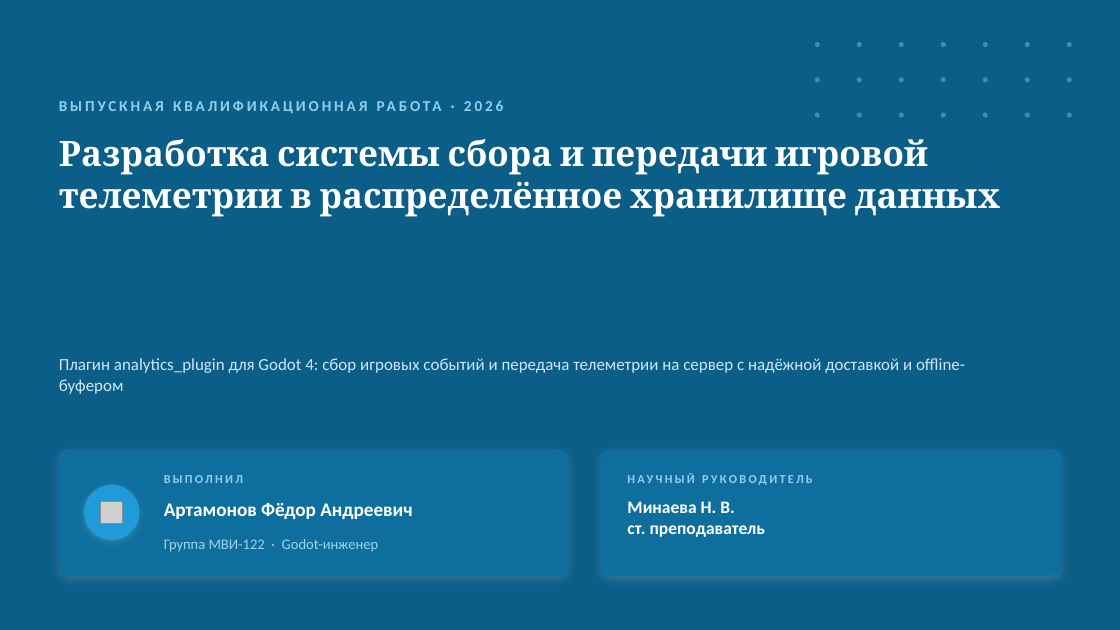
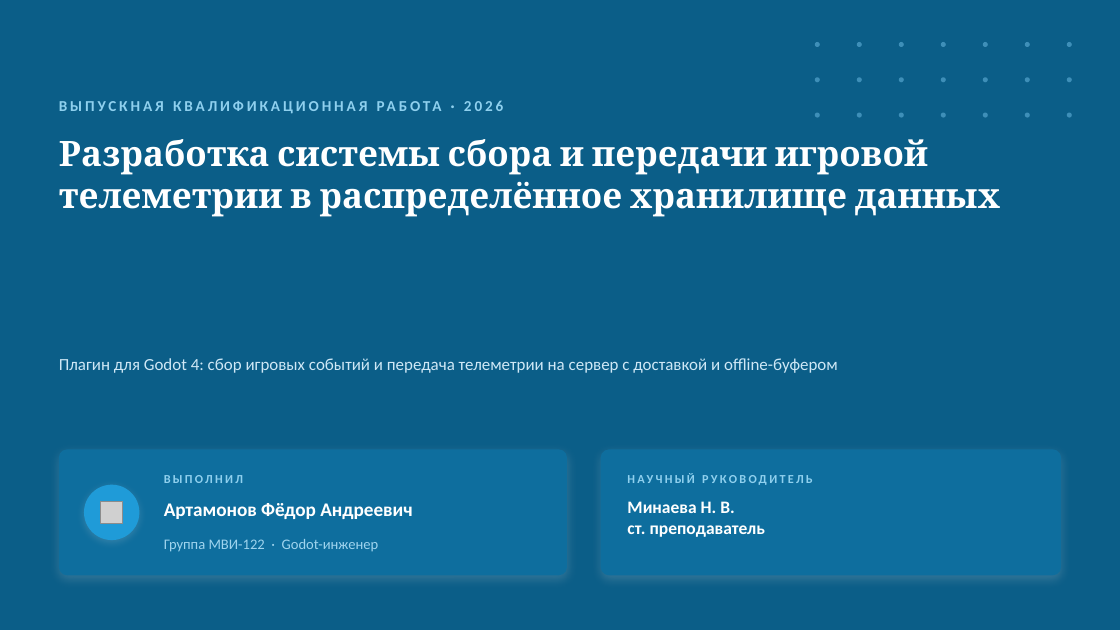
Before and after one commit to Antizi/diplom-Game_Plugs_Ai, a slide deck: slide 1 of presentations/Артамонов_ВКР_телеметрия.pptx. Drawn at 1120x630 pixels with LibreOffice and Linux fonts; fonts in the diff are those of the drawing; grey boxes stand for pictures. Boxes give left, top, right and bottom in pixels: in the first picture for what was removed or moved away, otherwise in the second. Text is boxed around its words. In the diff, an @@ line names an element or a change of style, - is before the commit and + after.

```diff
--- a/presentations/Артамонов_ВКР_телеметрия.pptx
+++ b/presentations/Артамонов_ВКР_телеметрия.pptx
@@ text at (x1=59, y1=358, x2=838, y2=373): text changed @@
-Плагин analytics_plugin для Godot 4: сбор игровых событий и передача телеметрии на сервер с надёжной доставкой и offline-буфером
+Плагин для Godot 4: сбор игровых событий и передача телеметрии на сервер с доставкой и offline-буфером
```
Also in this commit, not shown: 8 other slides changed, 1 slide added, 1 slide removed, 6 other files.
